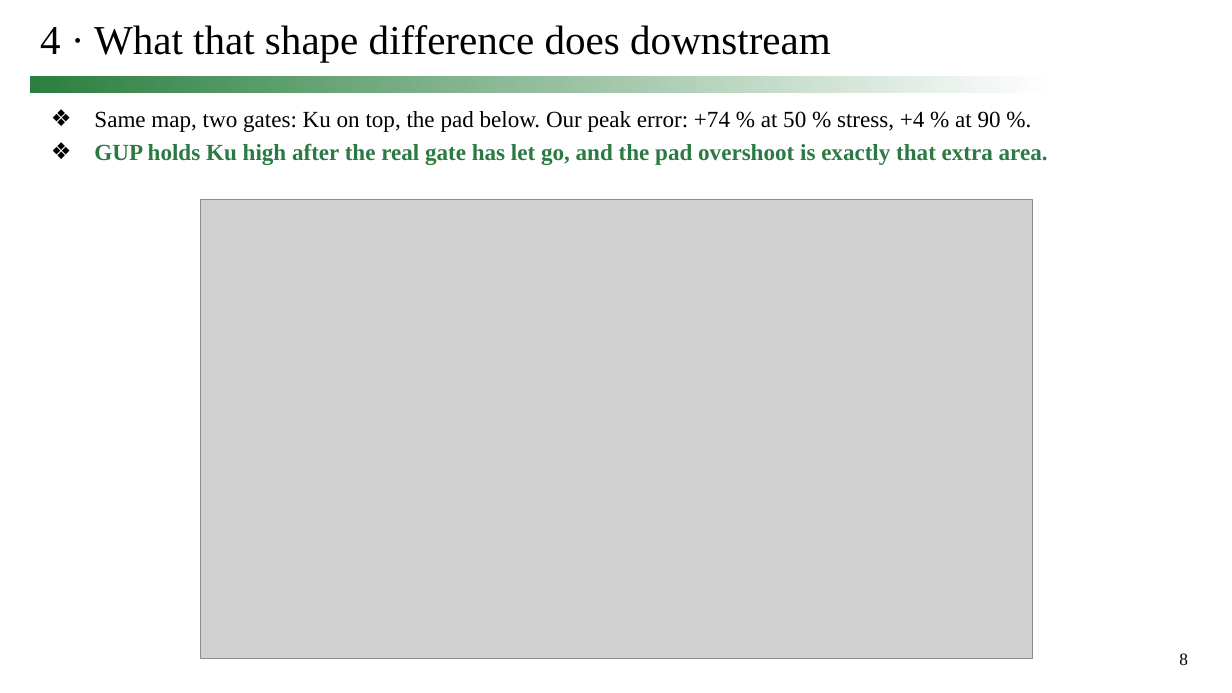
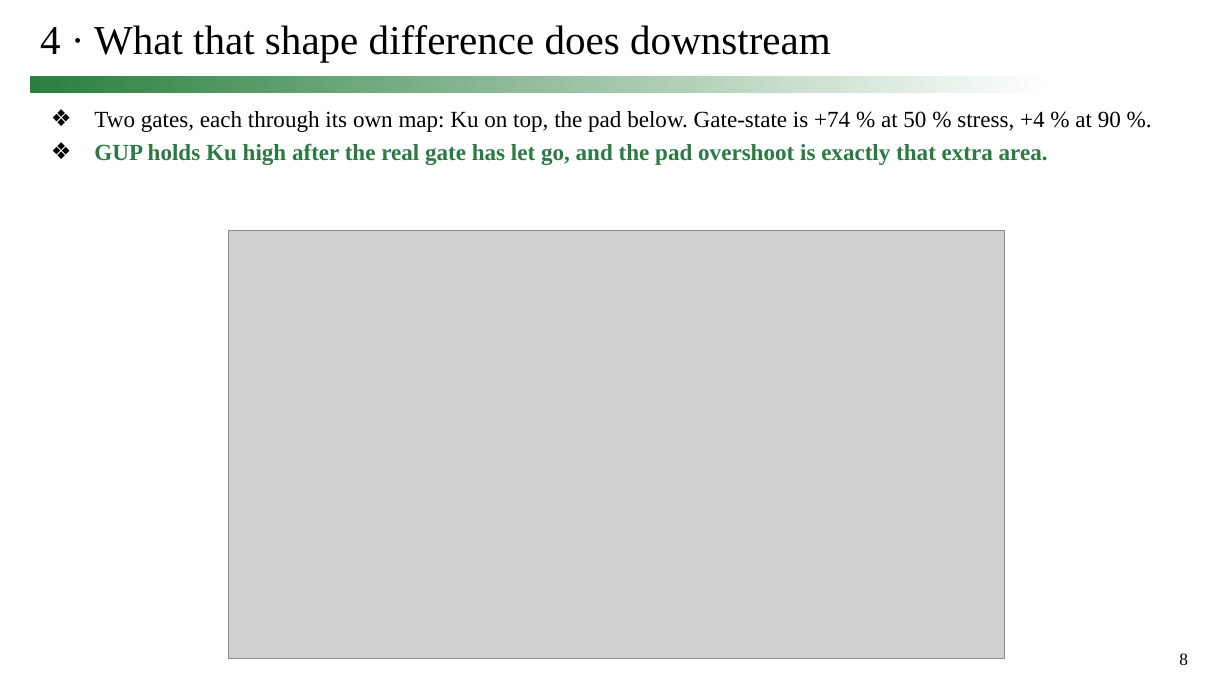
Before and after one commit to simon9721/ibis_comparison, a slide deck: slide 8 of results/meeting_deck_2026-09-24/0924_track1_story.pptx. Drawn at 1232x693 pixels with LibreOffice and Linux fonts; fonts in the diff are those of the drawing; grey boxes stand for pictures. Boxes give left, top, right and bottom in pixels: in the first picture for what was removed or moved away, otherwise in the second. Text is boxed around its words. In the diff, an @@ line names an element or a change of style, - is before the commit and + after.

```diff
--- a/results/meeting_deck_2026-09-24/0924_track1_story.pptx
+++ b/results/meeting_deck_2026-09-24/0924_track1_story.pptx
@@ text at box(94, 111, 1121, 132): text changed @@
-❖ Same map, two gates: Ku on top, the pad below. Our peak error: +74 % at 50 % stress, +4 % at 90 %.
+❖ Two gates, each through its own map: Ku on top, the pad below. Gate-state is +74 % at 50 % stress, +4 % at 90 %.
@@ picture: place and size @@
-picture at box(201, 200, 1032, 659)
+picture at box(228, 230, 1005, 659)
```
Also in this commit, not shown: 13 other slides changed, 15 other files.
